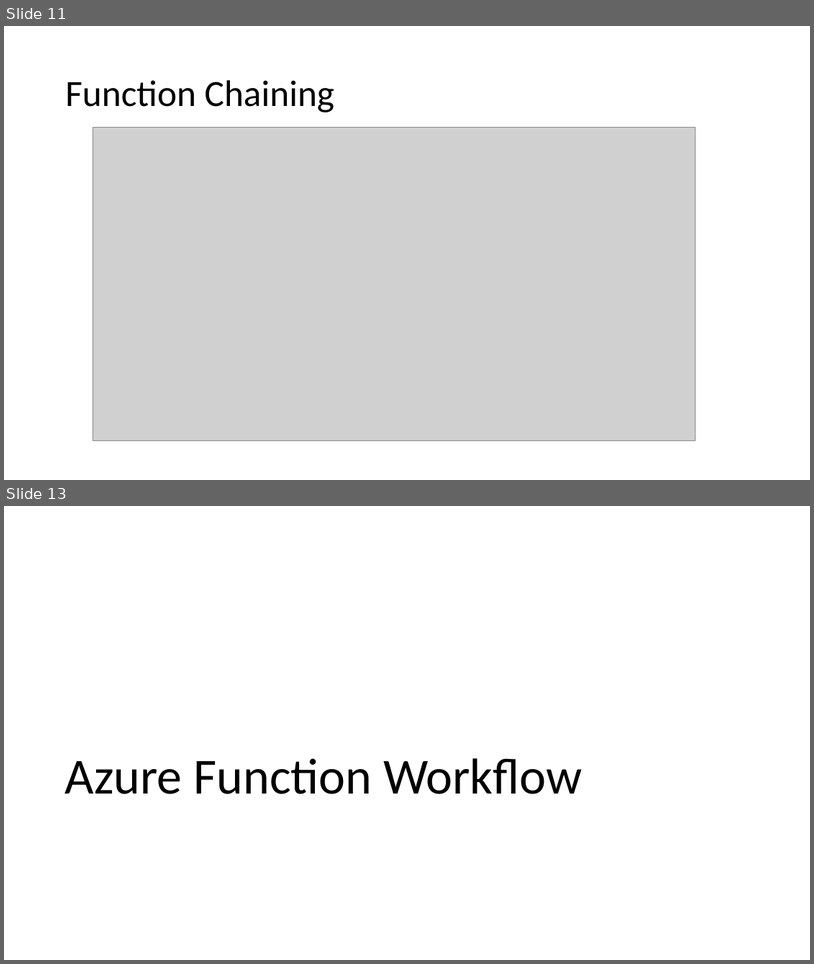
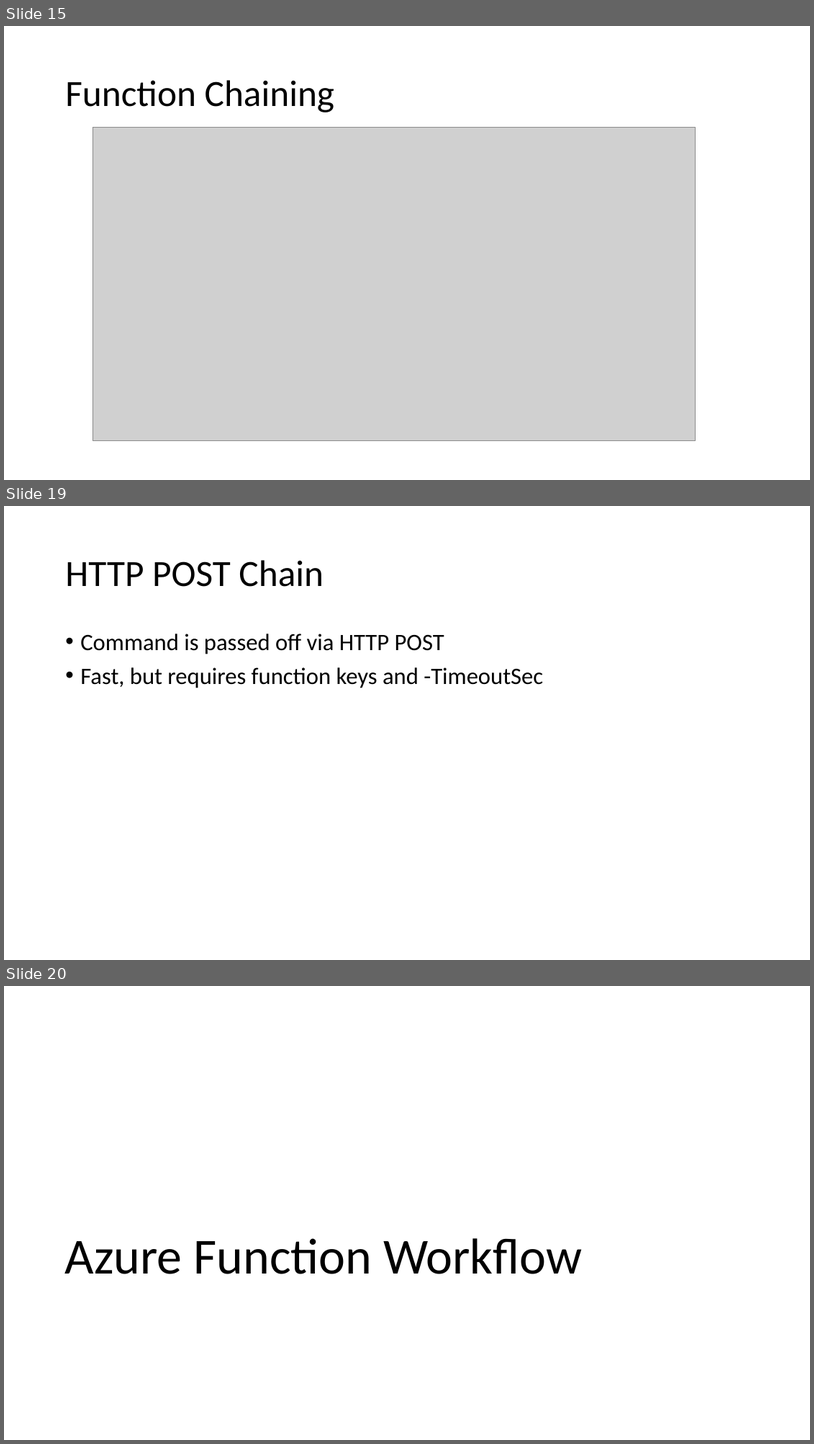
Before and after one commit to ThePoShWolf/Sessions, a slide deck: 2023-04-26 - Building a serverless Discord bot/PowerShell Summit 2023 - Serverless Discord bot.pptx. Shown one above the other, each under a label of ours: slides 11 and 13 before the commit, slides 15, 19 and 20 after it; the slides between them are not shown. The pictures are 814x964 and 814x1444 pixels, drawn with LibreOffice and Linux fonts; fonts in the diff are those of the drawing; grey boxes stand for pictures; background and template pictures are left out. Boxes give left, top, right and bottom in pixels: in the first picture for what was removed or moved away, otherwise in the second. Text is boxed around its words. In the diff, an @@ line names an element or a change of style, - is before the commit and + after.

```diff
--- a/2023-04-26 - Building a serverless Discord bot/PowerShell Summit 2023 - Serverless Discord bot.pptx
+++ b/2023-04-26 - Building a serverless Discord bot/PowerShell Summit 2023 - Serverless Discord bot.pptx
@@ slide 19 added at (x1=4, y1=506, x2=810, y2=960), background picture (left out) @@
@@ title added at (x1=65, y1=560, x2=324, y2=587), 44 pt, text #000000 @@
+HTTP POST Chain
@@ text added at (x1=80, y1=633, x2=543, y2=688), 28 pt, text #000000 @@
+• Command is passed off via HTTP POST
+• Fast, but requires function keys and -TimeoutSec
@@ what was slide 11 is now slide 15 @@
@@ what was slide 13 is now slide 20 @@
```
Also in this commit, not shown: 4 slides changed, 7 other slides added.
